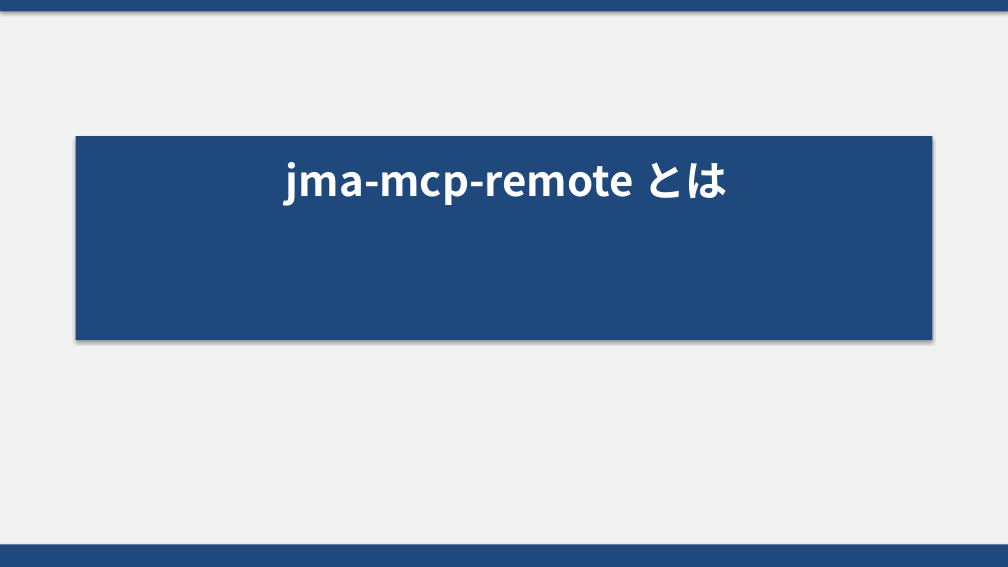
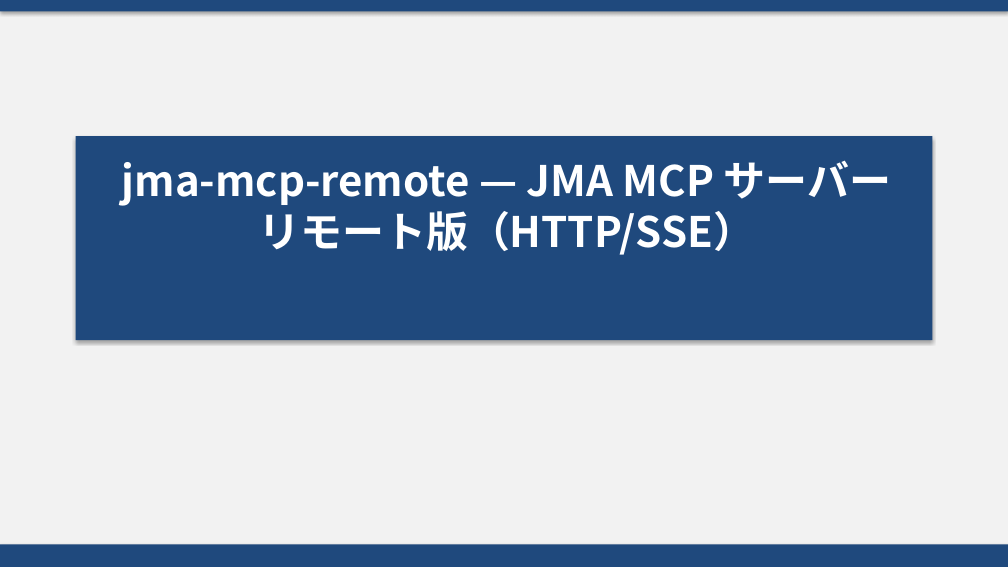
Before and after one commit to masauehr/ppt_auto, a slide deck: slide 1 of mcp_remort.pptx. Drawn at 1008x567 pixels with LibreOffice and Linux fonts; fonts in the diff are those of the drawing. Boxes give left, top, right and bottom in pixels: in the first picture for what was removed or moved away, otherwise in the second. Text is boxed around its words. In the diff, an @@ line names an element or a change of style, - is before the commit and + after.

```diff
--- a/mcp_remort.pptx
+++ b/mcp_remort.pptx
@@ text at (122, 160, 891, 255): text changed @@
-jma-mcp-remote とは
+jma-mcp-remote — JMA MCP サーバー リモート版（HTTP/SSE）
```
Also in this commit, not shown: 7 other slides changed, 10 slides added, 1 slide removed, 6 other files.
